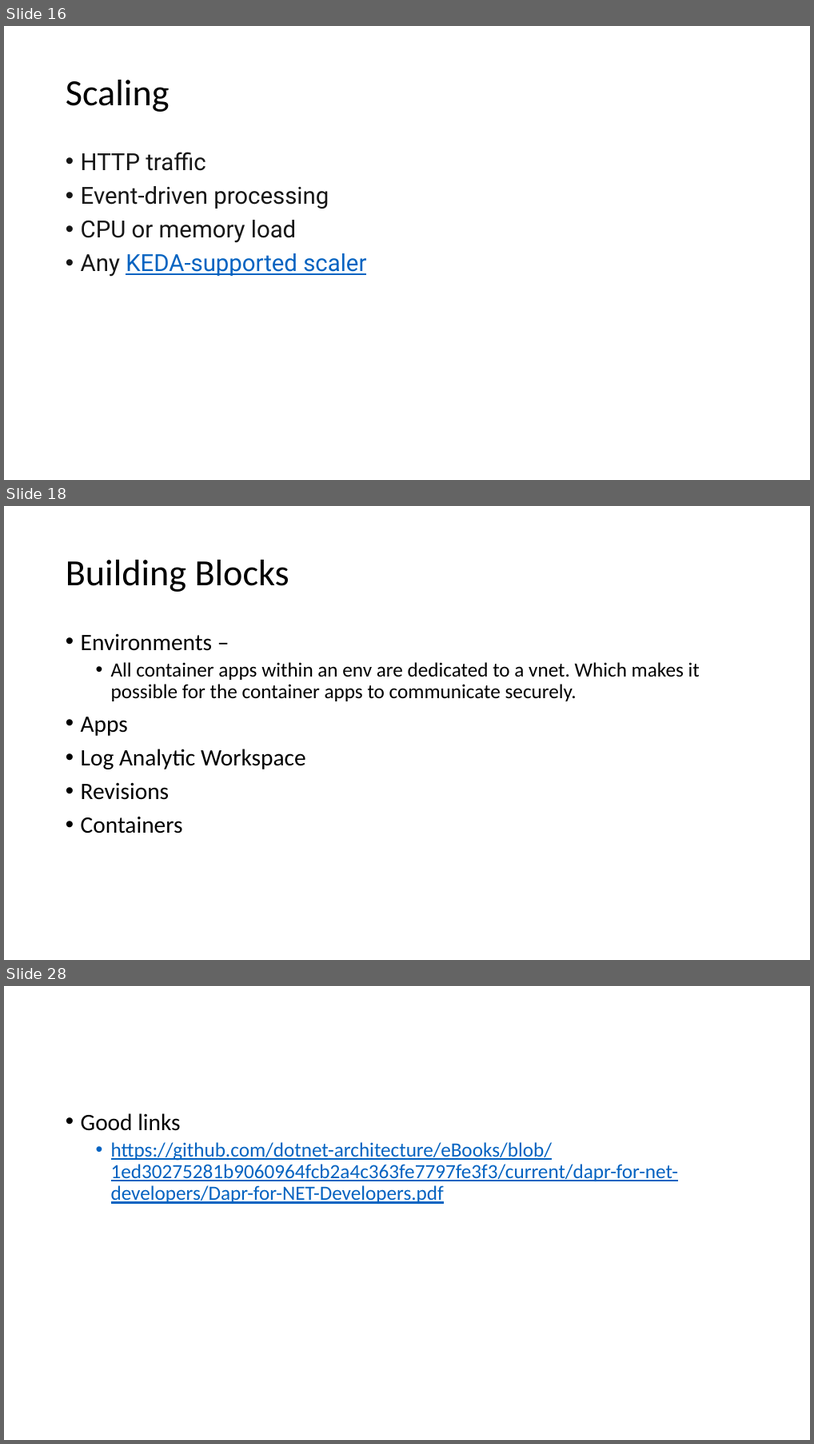
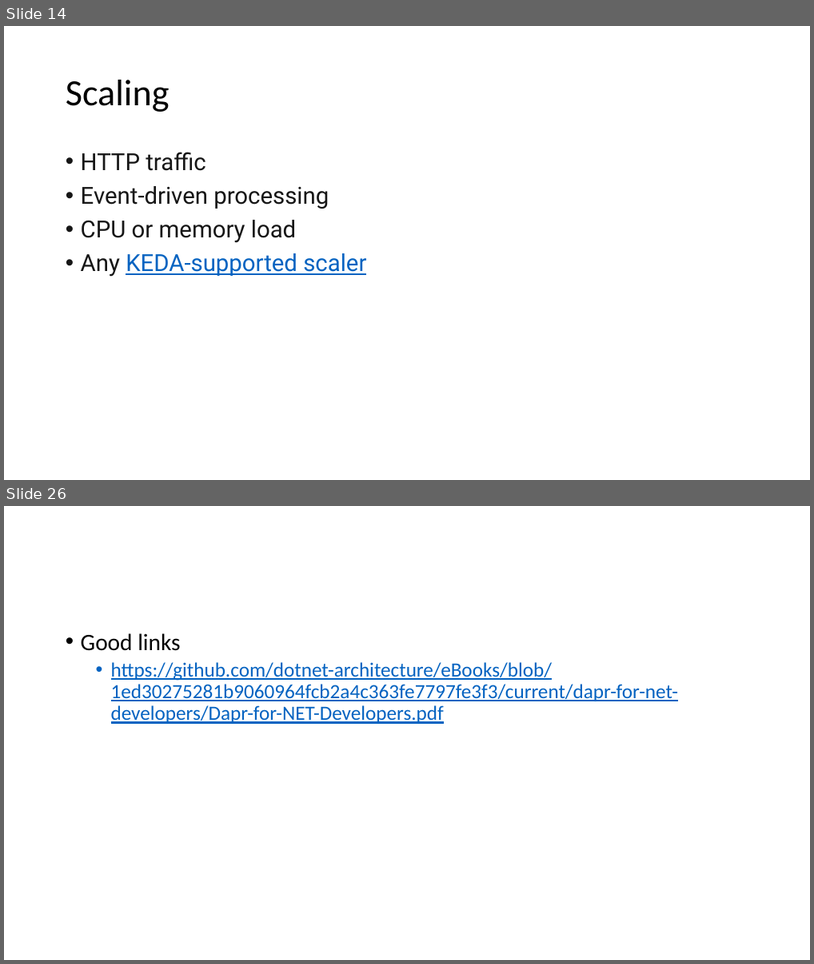
Before and after one commit to cs-samvith/space-app-platform, a slide deck: container-apps.pptx. Shown one above the other, each under a label of ours: slides 16, 18 and 28 before the commit, slides 14 and 26 after it; the slides between them are not shown. The pictures are 814x1444 and 814x964 pixels, drawn with LibreOffice and Linux fonts; fonts in the diff are those of the drawing. Boxes give left, top, right and bottom in pixels: in the first picture for what was removed or moved away, otherwise in the second. Text is boxed around its words. In the diff, an @@ line names an element or a change of style, - is before the commit and + after.

```diff
--- a/container-apps.pptx
+++ b/container-apps.pptx
@@ slide 18 removed at box(4, 506, 810, 960), background #FFFFFF @@
@@ title removed at box(66, 560, 290, 592) @@
-Building Blocks
@@ text removed at box(81, 633, 700, 833) @@
-• Environments –
-  • All container apps within an env are dedicated to a vnet. Which makes it possible for the container apps to communicate securely.
-• Apps
-• Log Analytic Workspace
-• Revisions
-• Containers
@@ what was slide 16 is now slide 14 @@
@@ what was slide 28 is now slide 26 @@
```
Also in this commit, not shown: 5 slides changed, 9 slides added, 9 other slides removed, 13 other files.
